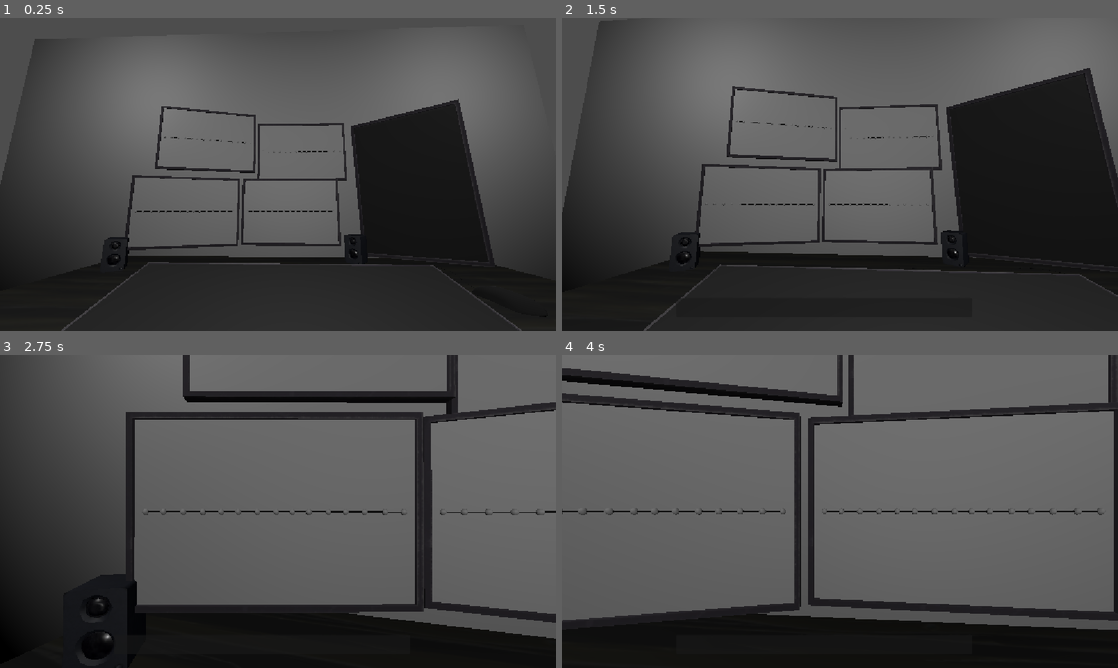
Above: before the commit, frames 1-4 (two rows, left to right).
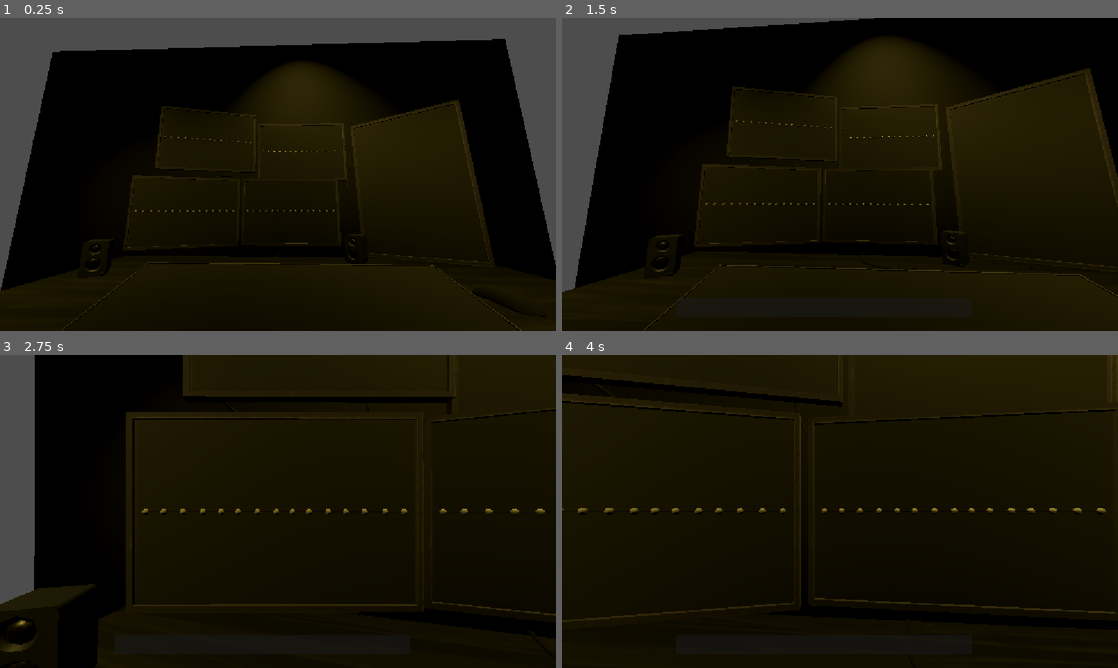
Above: after the commit, the same moments.

Repository: Lilly12568/Stockbouncer
Game: Godot game, scene res://Scenes/main.tscn
The game is run twice, just before and just after one commit, with the same random seed, the same clock (stepped at 60 frames per second) and the same inputs.
Inputs (mouse positions are in pixels of both pictures, inside the frame that each line leads up to):
- Up to frame 1 (0.25 s): no input
- Up to frame 2 (1.5 s): tap Enter at 0.5 s; move the mouse to (962, 158) at 0.52 s; click (962, 158) at 0.67 s; tap Space at 1.25 s; move the mouse to (728, 190) at 1.27 s; click (728, 190) at 1.42 s
- Up to frame 3 (2.75 s): move the mouse to (333, 442) at 2.02 s; click (333, 442) at 2.17 s
- Up to frame 4 (4 s): move the mouse to (812, 574) at 2.77 s; click (812, 574) at 2.92 s; tap Enter at 3.5 s; move the mouse to (1006, 558) at 3.52 s; click (1006, 558) at 3.67 s

The runs differ from the first frame. In frame 1, 71% of the frame differs, in the area x 0-100%, y 6-100%; in frame 2, 70%; in frame 3, 80%; in frame 4, 83%, in the area x 0-100%, y 0-88%.

Commit message:
add extra scene detail

Diff:
--- a/Scenes/main.tscn
+++ b/Scenes/main.tscn
@@ -6,11 +6,16 @@
 [ext_resource type="ArrayMesh" uid="uid://0fxunyibuksi" path="res://Meshes/Monitors/Normal/InsiderTradingGame_Monitor.fbx" id="4_jjvhh"]
 [ext_resource type="ArrayMesh" uid="uid://dp64u681rdni6" path="res://Meshes/Monitors/InsiderTradingGame_Monitor_Large.fbx" id="5_kry3j"]
 [ext_resource type="Script" uid="uid://cg1xcrc5ym7d8" path="res://Scenes/camera_3d.gd" id="6_6bp64"]
+[ext_resource type="Material" uid="uid://bnieva1vfiwvm" path="res://new_standard_material_3d.tres" id="6_6iyac"]
 [ext_resource type="ArrayMesh" uid="uid://bh6on7fwpbktl" path="res://Meshes/Desk/InsiderTradingGame_Desk.fbx" id="6_21xkr"]
 [ext_resource type="Script" uid="uid://ctknp85nriwbh" path="res://Scenes/control.gd" id="8_344ge"]
 [ext_resource type="ArrayMesh" uid="uid://b0pgmaa0m27y5" path="res://Meshes/Mouse/InsiderTradingGame_Mouse.fbx" id="9_ynf5e"]
 [ext_resource type="PackedScene" uid="uid://biribdsd6iygm" path="res://Scenes/monitor_template.tscn" id="10_hptm8"]
 [ext_resource type="Script" uid="uid://b0g10rx14m4hp" path="res://Scenes/monitor_template_1.gd" id="11_d1ilt"]
+[ext_resource type="ArrayMesh" uid="uid://bmtkx3pxwobvh" path="res://InsiderTradingGame_Cable2.fbx" id="13_k12tt"]
+[ext_resource type="ArrayMesh" uid="uid://tgr1nss24f6m" path="res://InsiderTradingGame_Cable3.fbx" id="14_h1bgf"]
+[ext_resource type="ArrayMesh" uid="uid://cw3p855bmcfx6" path="res://InsiderTradingGame_Cable4.fbx" id="15_b3802"]
+[ext_resource type="ArrayMesh" uid="uid://c2mw1uug3rg6" path="res://InsiderTradingGame_Cable.fbx" id="16_fevyy"]
 
 [sub_resource type="CylinderMesh" id="CylinderMesh_lfxu0"]
 
@@ -24,7 +29,7 @@
 script = ExtResource("1_6bp64")
 
 [node name="InsiderTradingGameSpeaker" type="MeshInstance3D" parent="." unique_id=1667637689]
-transform = Transform3D(0.34881833, -0.19844814, -8.674443e-09, 0, -1.7542154e-08, 0.40131772, -0.19844814, -0.34881833, -1.5247334e-08, -1.0294219, 1.6788137, 2.1362886)
+transform = Transform3D(0.34881833, -0.19844814, -8.674443e-09, 0, -1.7542154e-08, 0.40131772, -0.19844814, -0.34881833, -1.5247334e-08, -0.82709944, 1.6788137, 2.194303)
 material_override = ExtResource("2_jjvhh")
 mesh = ExtResource("3_kry3j")
 
@@ -46,11 +51,13 @@
 mesh = SubResource("CylinderMesh_lfxu0")
 
 [node name="MeshInstance3D" type="MeshInstance3D" parent="." unique_id=2081144064]
-transform = Transform3D(1, 0, 0, 0, 1, 0, 0, 0, 1, -1.8781234, 2.568512, 0.28912973)
+transform = Transform3D(1, 0, 0, 0, 1, 0, 0, 0, 1, -2.2005496, 2.568512, 0.28912973)
 mesh = SubResource("BoxMesh_hjb8m")
+surface_material_override/0 = ExtResource("6_6iyac")
 
 [node name="MeshInstance3D2" type="MeshInstance3D" parent="." unique_id=137130169]
 transform = Transform3D(1, 0, 0, 0, 1, 0, 0, 0, 1, 2.1820068, -0.57945836, 0)
+material_override = ExtResource("6_6iyac")
 mesh = SubResource("BoxMesh_r6c0r")
 
 [node name="InsiderTradingGameDesk" type="MeshInstance3D" parent="." unique_id=11087605]
@@ -93,6 +100,21 @@
 transform = Transform3D(1, 0, 0, 0, -4.371139e-08, 1, 0, -1, -4.371139e-08, -0.31751233, 1.5011923, -1.767195)
 mesh = ExtResource("9_ynf5e")
 
+[node name="SpotLight3D" type="SpotLight3D" parent="InsiderTradingGameMouse" unique_id=1420703852]
+transform = Transform3D(0.84470934, 0.17717375, 0.5050502, -0.15206605, 0.9841796, -0.090920016, -0.5131687, -8.7505336e-11, 0.8582878, 0.9407176, -4.214418, 3.12738)
+light_color = Color(0.5273721, 0.45509428, 0.15774655, 1)
+light_energy = 12.113
+
+[node name="SpotLight3D2" type="SpotLight3D" parent="InsiderTradingGameMouse" unique_id=37708301]
+transform = Transform3D(0.76805115, -0.37218633, 0.52112854, 0.40880433, 0.91133946, 0.048367113, -0.49292657, 0.17589119, 0.85210675, 1.3932612, 0.27224827, 3.243872)
+light_color = Color(0.5273721, 0.45509428, 0.15774655, 1)
+light_energy = 12.113
+
+[node name="SpotLight3D3" type="SpotLight3D" parent="InsiderTradingGameMouse" unique_id=1922810842]
+transform = Transform3D(0.8962992, -0.37218633, 0.24109171, 0.40212303, 0.91133946, -0.088076256, -0.18693559, 0.17589119, 0.96649754, -0.81147456, -1.5712649, 4.3782544)
+light_color = Color(0.5273721, 0.45509428, 0.15774655, 1)
+light_energy = 30.0
+
 [node name="MonitorTemplate" parent="." unique_id=1320213197 instance=ExtResource("10_hptm8")]
 transform = Transform3D(-4.371139e-08, 0, 1, 0, 1, 0, -1, 0, -4.371139e-08, -1.7068574, 3.2002935, -0.27271783)
 script = ExtResource("11_d1ilt")
@@ -106,16 +128,29 @@
 [node name="MonitorTemplate4" parent="." unique_id=548838214 instance=ExtResource("10_hptm8")]
 transform = Transform3D(0.020705432, 0, 0.9997856, 0, 1, 0, -0.9997856, 0, 0.020705432, -1.5126243, 2.2258198, -0.070457816)
 
-[node name="OmniLight3D" type="OmniLight3D" parent="." unique_id=1400720659]
-transform = Transform3D(-0.034899343, 0.17354241, 0.98420787, 0, 0.9848078, -0.1736482, -0.99939084, -0.0060602077, -0.034369145, -0.020271063, 4.377658, -2.9660754)
+[node name="InsiderTradingGameCable2" type="MeshInstance3D" parent="." unique_id=183404477]
+transform = Transform3D(0.012596332, -0.25886226, 0.15606344, 0.30183566, 0.019115929, 0.0073455535, -0.016146466, 0.15539965, 0.25906444, -1.4881909, 2.6479506, 1.3539718)
+mesh = ExtResource("13_k12tt")
+surface_material_override/0 = ExtResource("6_6iyac")
 
-[node name="OmniLight3D2" type="OmniLight3D" parent="." unique_id=254783192]
-transform = Transform3D(-0.034899343, 0.17354241, 0.98420787, 0, 0.9848078, -0.1736482, -0.99939084, -0.0060602077, -0.034369145, -0.10838354, 4.4271345, 2.5508707)
+[node name="InsiderTradingGameCable3" type="MeshInstance3D" parent="." unique_id=253035651]
+transform = Transform3D(0.2007079, -0.06368896, 0.21721925, 0.039169542, 0.29570064, 0.050507635, -0.22294894, -0.0053842776, 0.20442337, -0.9360582, 1.571022, -0.06956167)
+mesh = ExtResource("14_h1bgf")
+surface_material_override/0 = ExtResource("6_6iyac")
 
-[node name="OmniLight3D3" type="OmniLight3D" parent="." unique_id=1669079586]
-transform = Transform3D(-0.034899343, 0.17354241, 0.98420787, 0, 0.9848078, -0.1736482, -0.99939084, -0.0060602077, -0.034369145, 2.5075135, 4.373969, 0.07472317)
+[node name="InsiderTradingGameCable4" type="MeshInstance3D" parent="." unique_id=1166841776]
+transform = Transform3D(-0.026129715, -0.29843417, 0.04217122, -0.29885536, 0.031142056, 0.035210148, -0.039074577, -0.038617983, -0.29749957, -1.7241665, 2.8617592, 0.22869226)
+mesh = ExtResource("15_b3802")
+surface_material_override/0 = ExtResource("6_6iyac")
 
-[node name="OmniLight3D4" type="OmniLight3D" parent="." unique_id=838330231]
-transform = Transform3D(-0.034899343, 0.17354241, 0.98420787, 0, 0.9848078, -0.1736482, -0.99939084, -0.0060602077, -0.034369145, 1.0315149, 2.3443496, -0.044913966)
+[node name="InsiderTradingGameCable5" type="MeshInstance3D" parent="." unique_id=814414348]
+transform = Transform3D(-0.026129715, -0.30046266, 0.02373913, -0.29885536, 0.02891786, 0.037058596, -0.03907457, -0.02025012, -0.2993113, -1.8723595, 2.8699868, -1.2589799)
+mesh = ExtResource("15_b3802")
+surface_material_override/0 = ExtResource("6_6iyac")
+
+[node name="InsiderTradingGameCable" type="MeshInstance3D" parent="." unique_id=610171101]
+transform = Transform3D(-0.00946563, -0.22275761, -0.20448379, 0.008472212, -0.20469907, 0.22259986, -0.3022628, 0.0012382546, 0.012642918, -1.6953138, 3.1209984, 0.28709924)
+mesh = ExtResource("16_fevyy")
+surface_material_override/0 = ExtResource("6_6iyac")
 
 [connection signal="timeout" from="refresh_stocks" to="." method="_on_timer_timeout"]
--- a/Scenes/monitor_template.tscn
+++ b/Scenes/monitor_template.tscn
@@ -2,6 +2,7 @@
 
 [ext_resource type="Script" uid="uid://by6y7wxnwybch" path="res://Scenes/monitor_template.gd" id="1_7ri03"]
 [ext_resource type="ArrayMesh" uid="uid://0fxunyibuksi" path="res://Meshes/Monitors/Normal/InsiderTradingGame_Monitor.fbx" id="1_ld40p"]
+[ext_resource type="Material" uid="uid://cdig1ufl2a68q" path="res://invisiblematerial.tres" id="3_0j5qj"]
 [ext_resource type="Material" uid="uid://bnieva1vfiwvm" path="res://new_standard_material_3d.tres" id="3_63ioy"]
 
 [sub_resource type="BoxShape3D" id="BoxShape3D_odlsx"]
@@ -47,6 +48,7 @@
 
 [node name="Screen" type="MeshInstance3D" parent="." unique_id=1281633472]
 transform = Transform3D(1.9106857e-15, -4.3711392e-08, -1.0000001, -1, -4.371139e-08, 0, -4.3711392e-08, 1.0000001, -4.3711392e-08, 0.00015544744, 0.0009454474, 0.032969892)
+material_override = ExtResource("3_0j5qj")
 mesh = SubResource("PlaneMesh_hjb8m")
 
 [node name="Dot" type="MeshInstance3D" parent="Screen" unique_id=784752588]
--- /dev/null
+++ b/invisiblematerial.tres
@@ -0,0 +1,4 @@
+[gd_resource type="StandardMaterial3D" format=3 uid="uid://cdig1ufl2a68q"]
+
+[resource]
+cull_mode = 1
Binary file added: InsiderTradingGame_Cable.fbx
Not shown, added: InsiderTradingGame_Cable.fbx.import
Binary file added: InsiderTradingGame_Cable2.fbx
Not shown, added: InsiderTradingGame_Cable2.fbx.import
Binary file added: InsiderTradingGame_Cable3.fbx
Not shown, added: InsiderTradingGame_Cable3.fbx.import
Binary file added: InsiderTradingGame_Cable4.fbx
Not shown, added: InsiderTradingGame_Cable4.fbx.import
